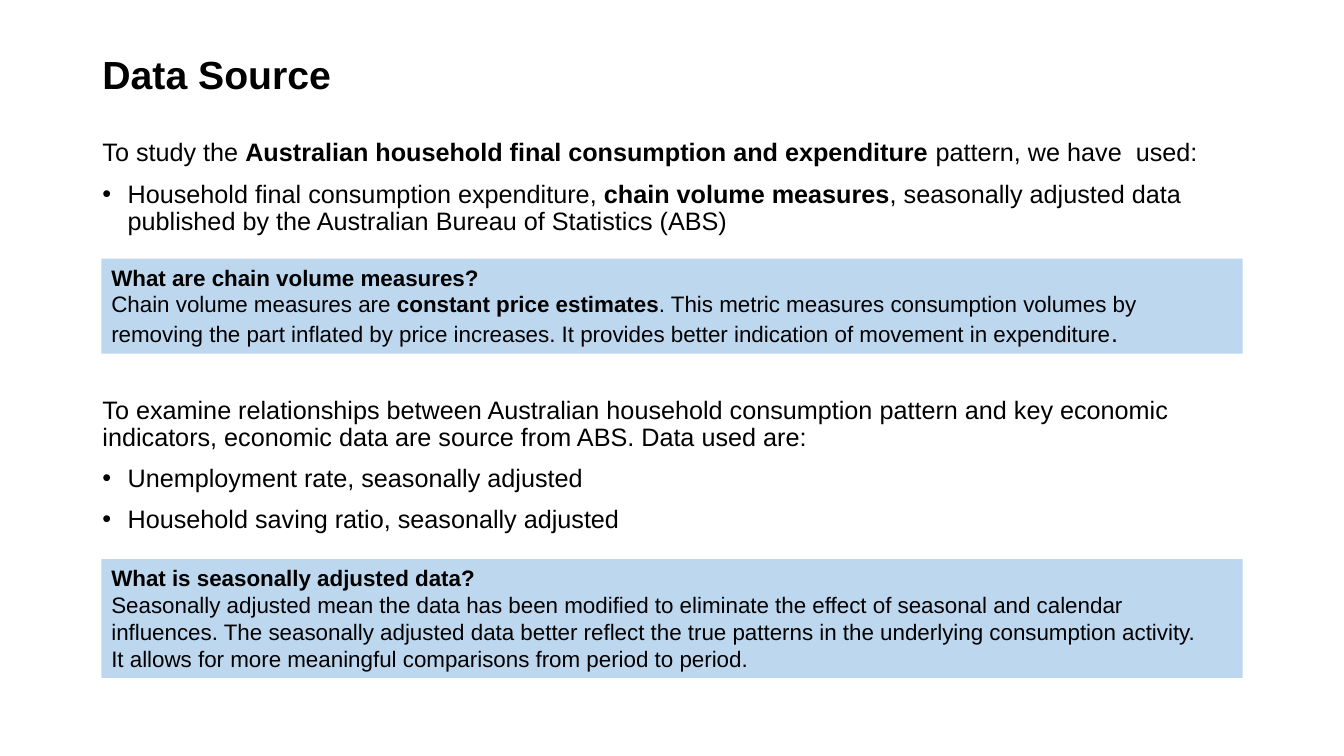
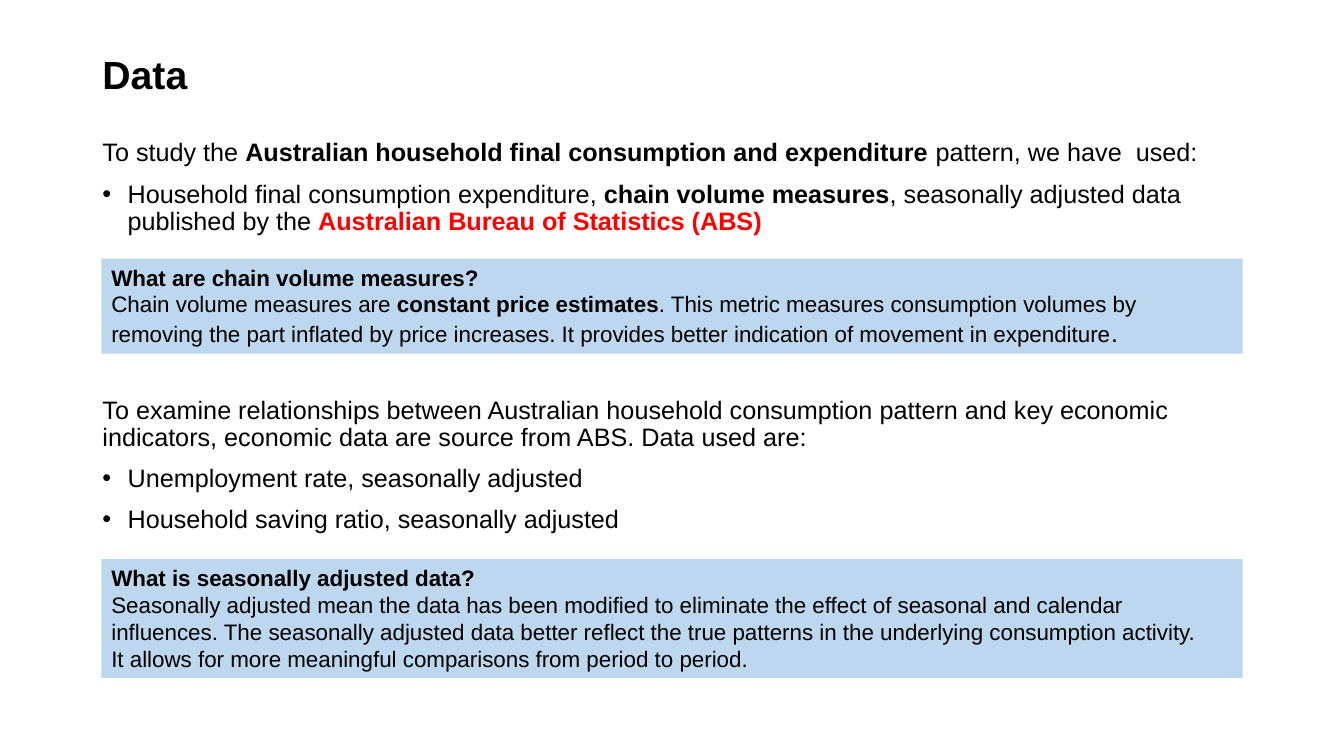
Before and after one commit to twigikit/FTBC_project_1, a slide deck: slide 3 of Aus Household Consumption and Expenditure Pattern.pptx. Drawn at 1344x756 pixels with LibreOffice and Linux fonts; fonts in the diff are those of the drawing. Boxes give left, top, right and bottom in pixels: in the first picture for what was removed or moved away, otherwise in the second. Text is boxed around its words. In the diff, an @@ line names an element or a change of style, - is before the commit and + after.

```diff
--- a/Aus Household Consumption and Expenditure Pattern.pptx
+++ b/Aus Household Consumption and Expenditure Pattern.pptx
@@ title at [102, 62, 187, 90]: text changed @@
-Data Source
+Data
@@ text at [128, 184, 1181, 236]: text colour #000000 to #FF0000, bold on in "Australian Bureau of Statistics (ABS)" @@
```
Also in this commit, not shown: 4 other slides changed, 6 slides added, 4 slides removed, 1 other file.
